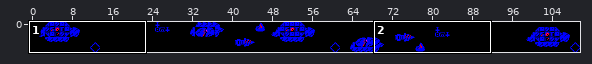
A Tiled map gets an edit: art/maps/level-4.tmx. Above: a wide view before the commit, with the close-up outlined.
Close-up. First the earlier version:
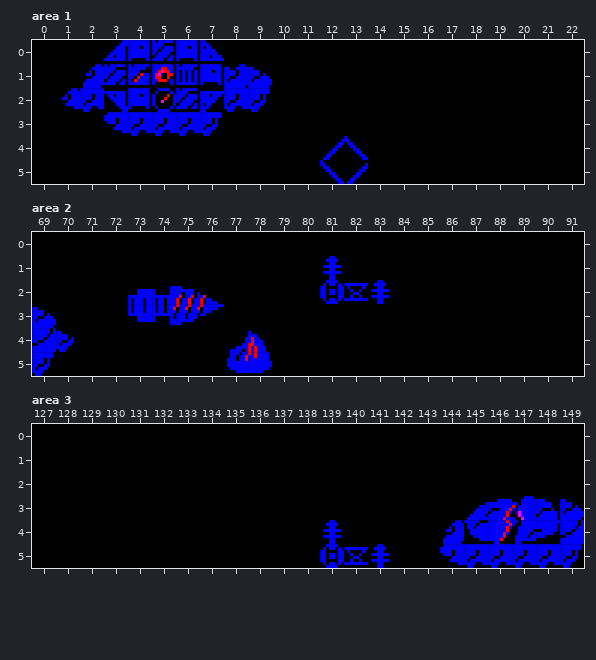
Cells are 8x8 px. Shown: area 1 x 0..22, y 0..5; area 2 x 69..91, y 0..5; area 3 x 127..149, y 0..5. The commit also changed other parts of the map, which this record leaves out.
Now the later version:
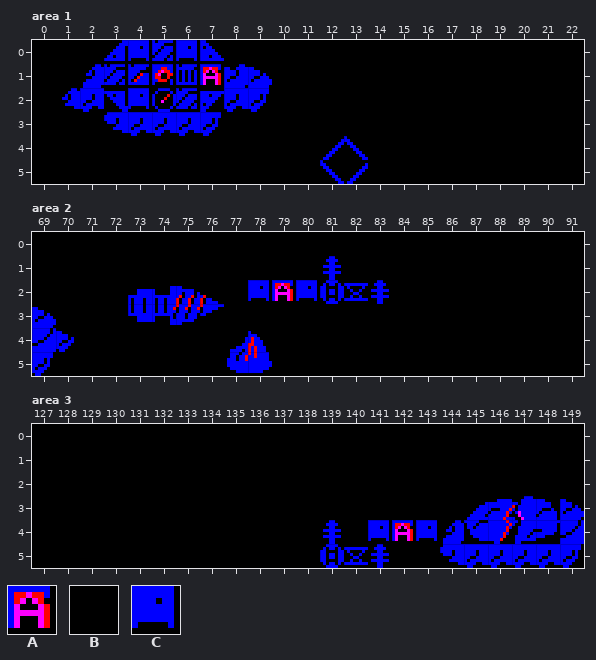
Key: from "Destructible Scenery": A 0 "A bonus target"; from "tileSet": B 0 "Open sky", C 1 "Hull".
_ is an empty cell.
The author wrote: Award A-target shooting bonuses on sector clearance
The edit:
Layer "Shattered Belt", area 1:
Tile C becomes tile A in row 1 at x 7.
Layer "Shattered Belt", area 2:
Tile B becomes tile A in row 2 at x 79.
Tile B becomes tile C in row 2 at x 78 and 80.
Layer "Shattered Belt", area 3:
Tile B becomes tile A in row 4 at x 142.
Tile B becomes tile C in row 4 at x 141 and 143.
Where, in picture pixels (left, top, right, bottom), the same in both close-ups:
changed: (203, 67, 221, 85)
changed: (248, 280, 317, 301)
changed: (368, 520, 437, 541)
